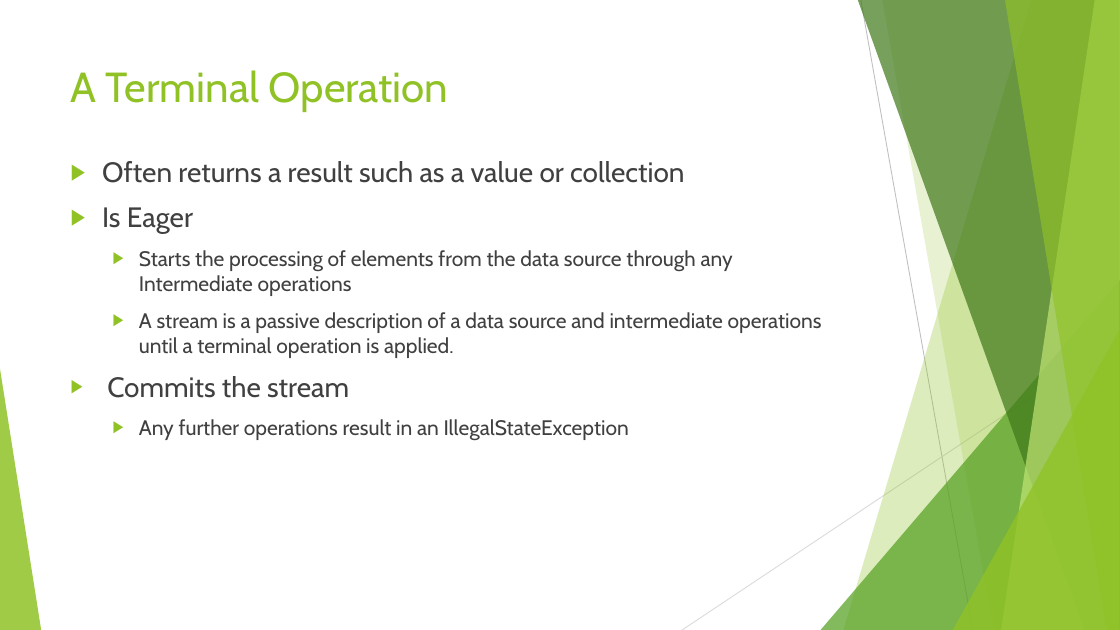
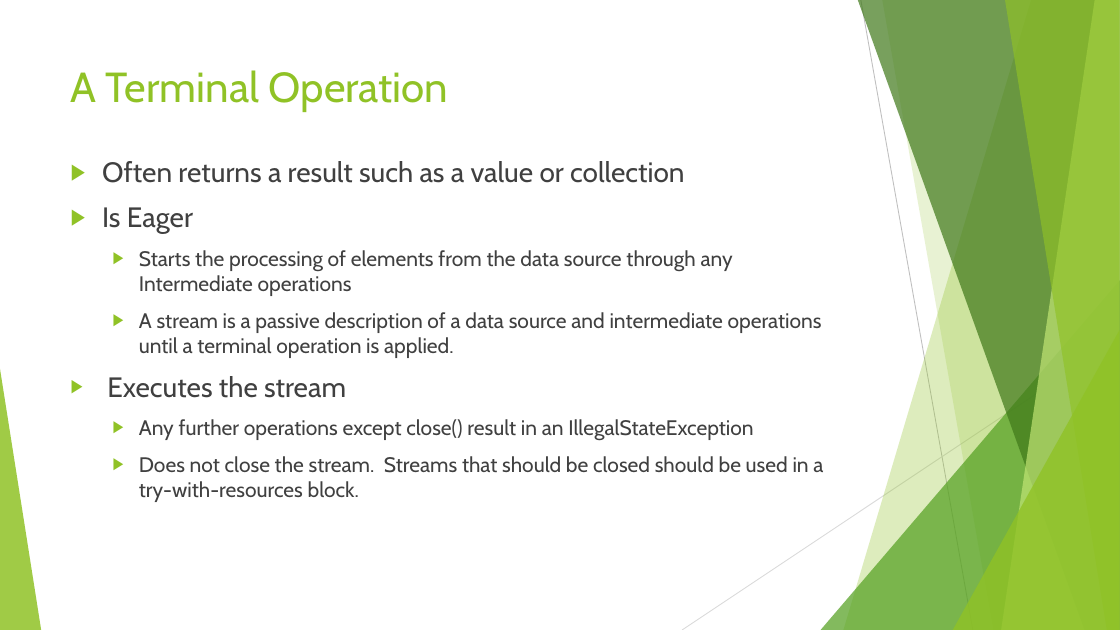
Before and after one commit to RichardRoda/2017-CodePaLOUsa-Lambda, a slide deck: slide 28 of Learning to Love the Lambda in the Stream.pptx. Drawn at 1120x630 pixels with LibreOffice and Linux fonts; fonts in the diff are those of the drawing. Boxes give left, top, right and bottom in pixels: in the first picture for what was removed or moved away, otherwise in the second. Text is boxed around its words. In the diff, an @@ line names an element or a change of style, - is before the commit and + after.

```diff
--- a/Learning to Love the Lambda in the Stream.pptx
+++ b/Learning to Love the Lambda in the Stream.pptx
@@ text at bbox=[107, 376, 823, 502]: text changed @@
-▶ Commits the stream
-  ▶ Any further operations result in an IllegalStateException
+▶ Executes the stream
+  ▶ Any further operations except close() result in an IllegalStateException
+  ▶ Does not close the stream. Streams that should be closed should be used in a try-with-resources block.
```
Also in this commit, not shown: 9 other slides changed, 3 slides added, 1 other file.
